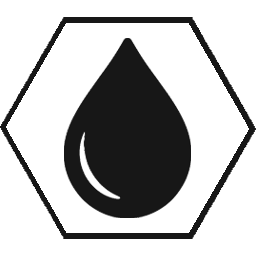
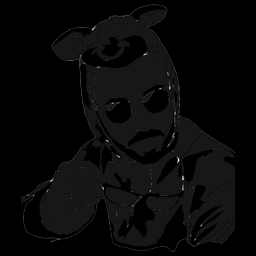
Before/after of a 256x256 layered artwork. What changed in the layer stack:
added layer "Capa 5" above "Capa 4" over bbox(21, 4, 235, 252)
hid "Layer 1" over bbox(64, 38, 191, 218)
hid "Polígono 1" (1st of 7) over bbox(7, 128, 128, 233)
hid "Polígono 1" (2nd of 7) over bbox(128, 128, 249, 233)
hid "Polígono 1" (3rd of 7) over bbox(127, 23, 248, 128)
hid "Polígono 1" (4th of 7) over bbox(67, 128, 188, 233)
hid "Polígono 1" (5th of 7) over bbox(6, 23, 127, 128)
hid "Polígono 1" (6th of 7) over bbox(67, 23, 188, 128)
hid "Polígono 1" (7th of 7) over bbox(0, 17, 256, 239)
showed "Fondo" over bbox(0, 0, 256, 256)